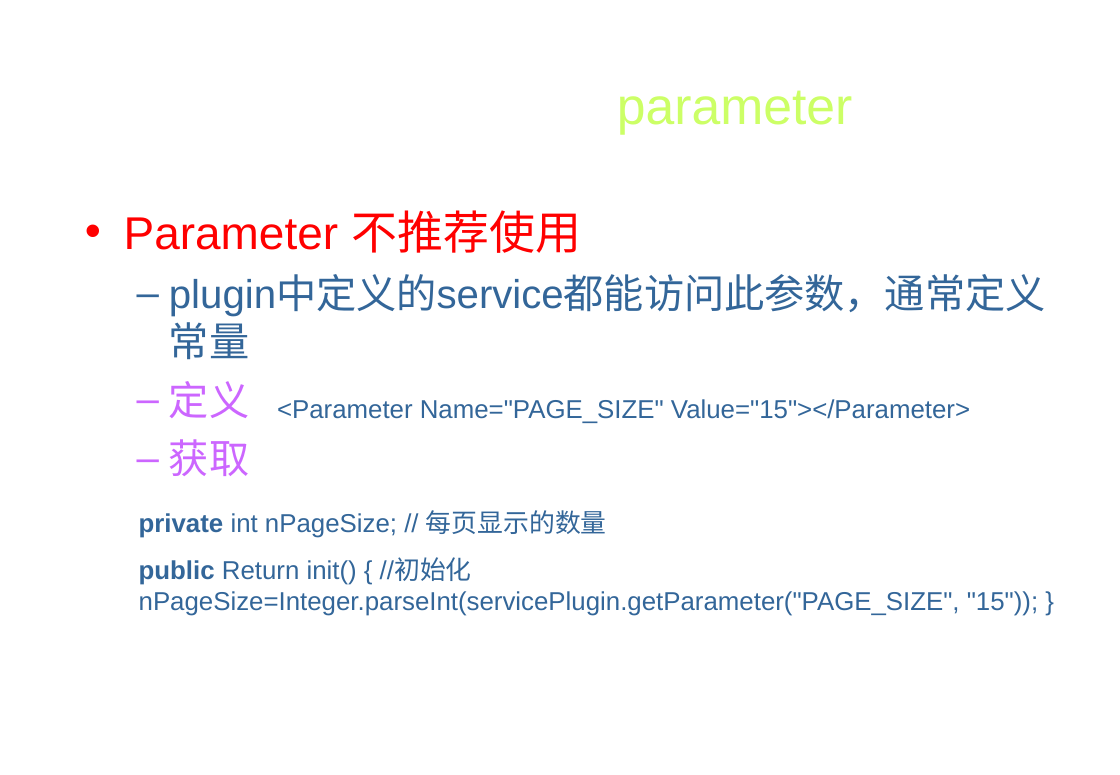
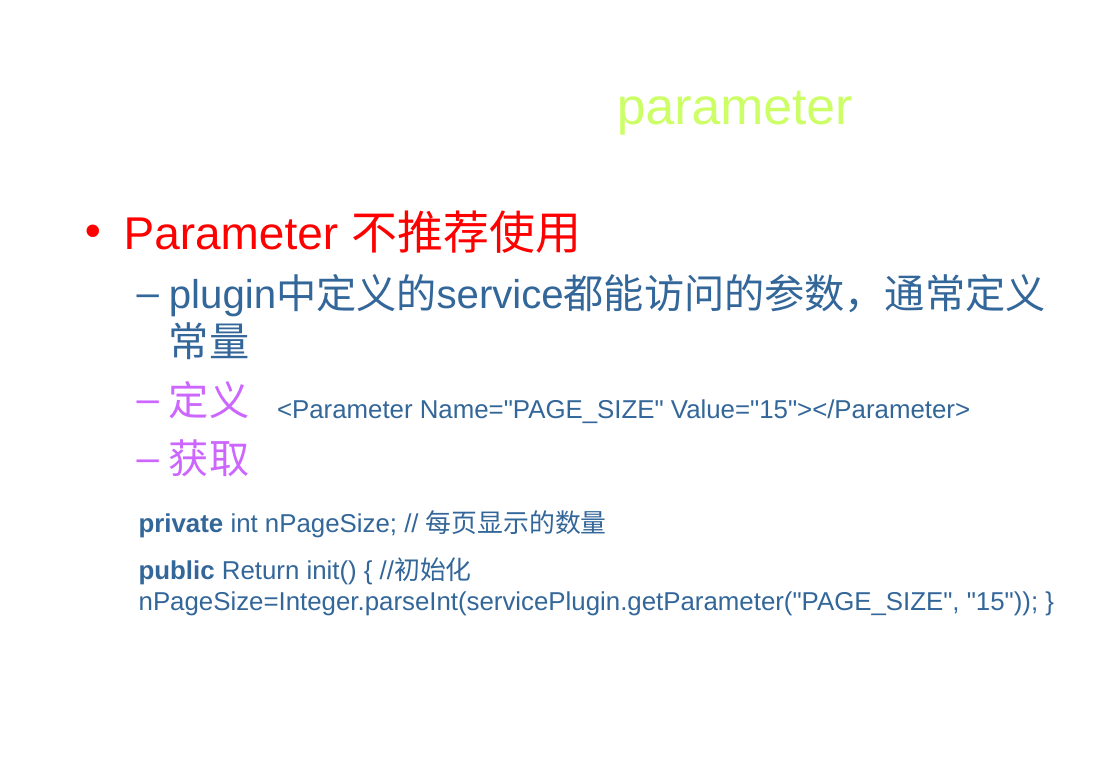
Before and after one commit to xiaowenzigege/CDO, a slide deck: slide 8 of CDODesign/Design/architecture/CDO服务插件开发.ppt (slide 7 before the commit). Drawn at 1120x775 pixels with LibreOffice and Linux fonts; fonts in the diff are those of the drawing; background and template pictures are left out. Boxes give left, top, right and bottom in pixels: in the first picture for what was removed or moved away, otherwise in the second. Text is boxed around its words. In the diff, an @@ line names an element or a change of style, - is before the commit and + after.

```diff
--- a/CDODesign/Design/architecture/CDO服务插件开发.ppt
+++ b/CDODesign/Design/architecture/CDO服务插件开发.ppt
@@ text at bbox=[169, 276, 1046, 360]: text changed @@
-  – plugin中定义的service都能访问此参数，通常定义常量
+  – plugin中定义的service都能访问的参数，通常定义常量
```
Also in this commit, not shown: 10 other slides changed, 9 slides added, 6 slides removed, 1 other file.
